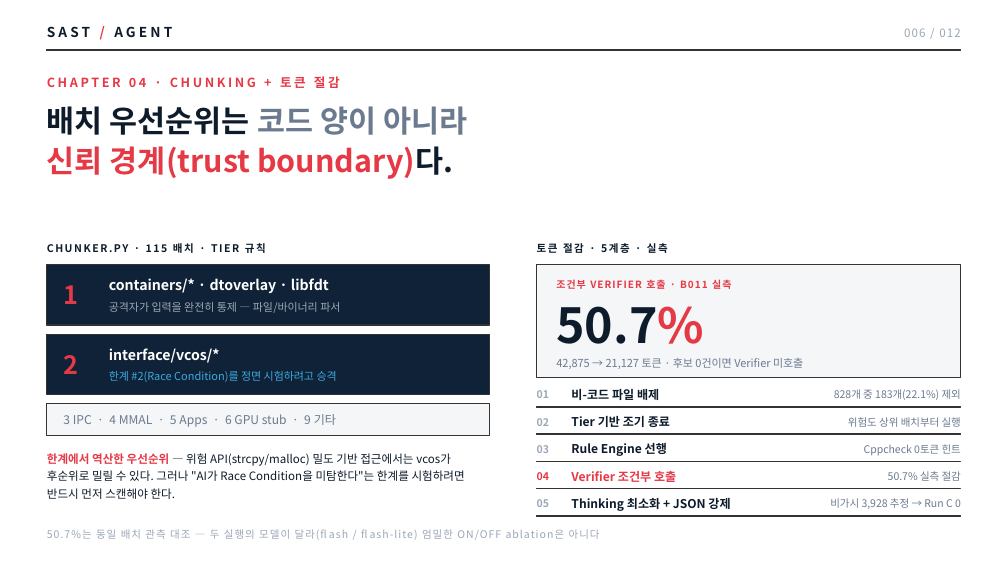
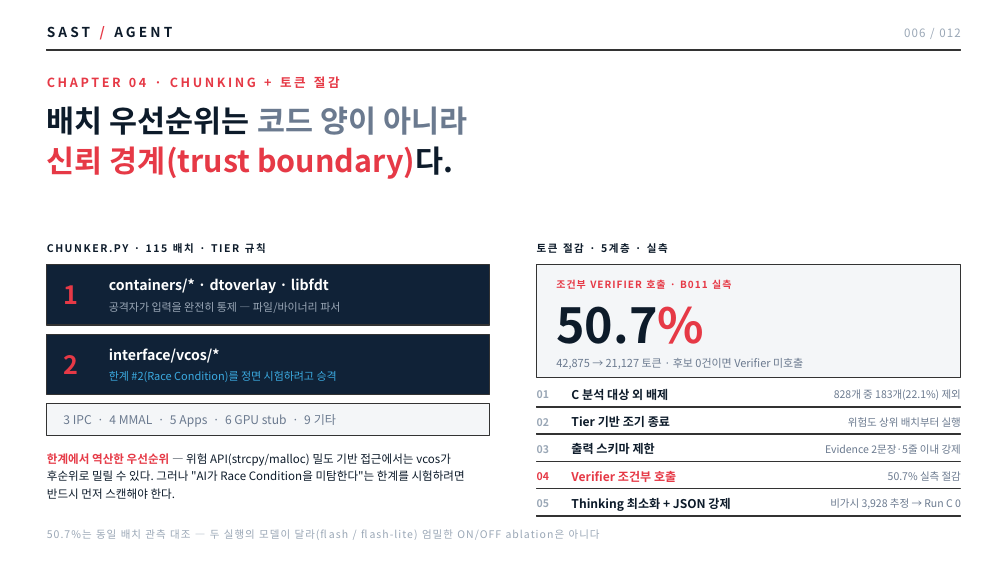
Before and after one commit to secu-zin/SAST_Agent, a slide deck: slide 6 of SAST_Agent_발표.pptx. Drawn at 1008x567 pixels with LibreOffice and Linux fonts; fonts in the diff are those of the drawing. Boxes give left, top, right and bottom in pixels: in the first picture for what was removed or moved away, otherwise in the second. Text is boxed around its words. In the diff, an @@ line names an element or a change of style, - is before the commit and + after.

Commit message:
Fix phase count (7→8) and CWE count (9→10) mismatches, sync PPT slide 6 with report §6.1

```diff
--- a/SAST_Agent_발표.pptx
+++ b/SAST_Agent_발표.pptx
@@ text at box(571, 389, 668, 400): text changed @@
-비-코드 파일 배제
+C 분석 대상 외 배제
@@ text at box(571, 443, 655, 454): text changed @@
-Rule Engine 선행
+출력 스키마 제한
@@ text at box(825, 444, 961, 454): text changed @@
-Cppcheck 0토큰 힌트
+Evidence 2문장·5줄 이내 강제
```
Also in this commit, not shown: 5 other slides changed, 2 other files.
